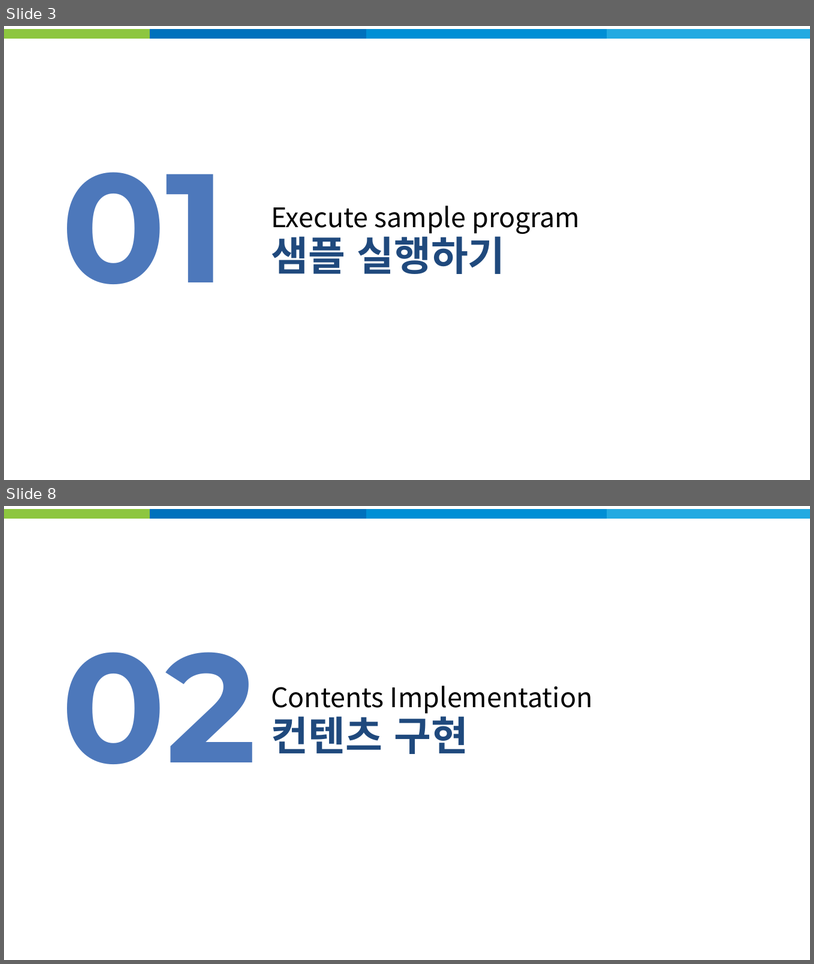
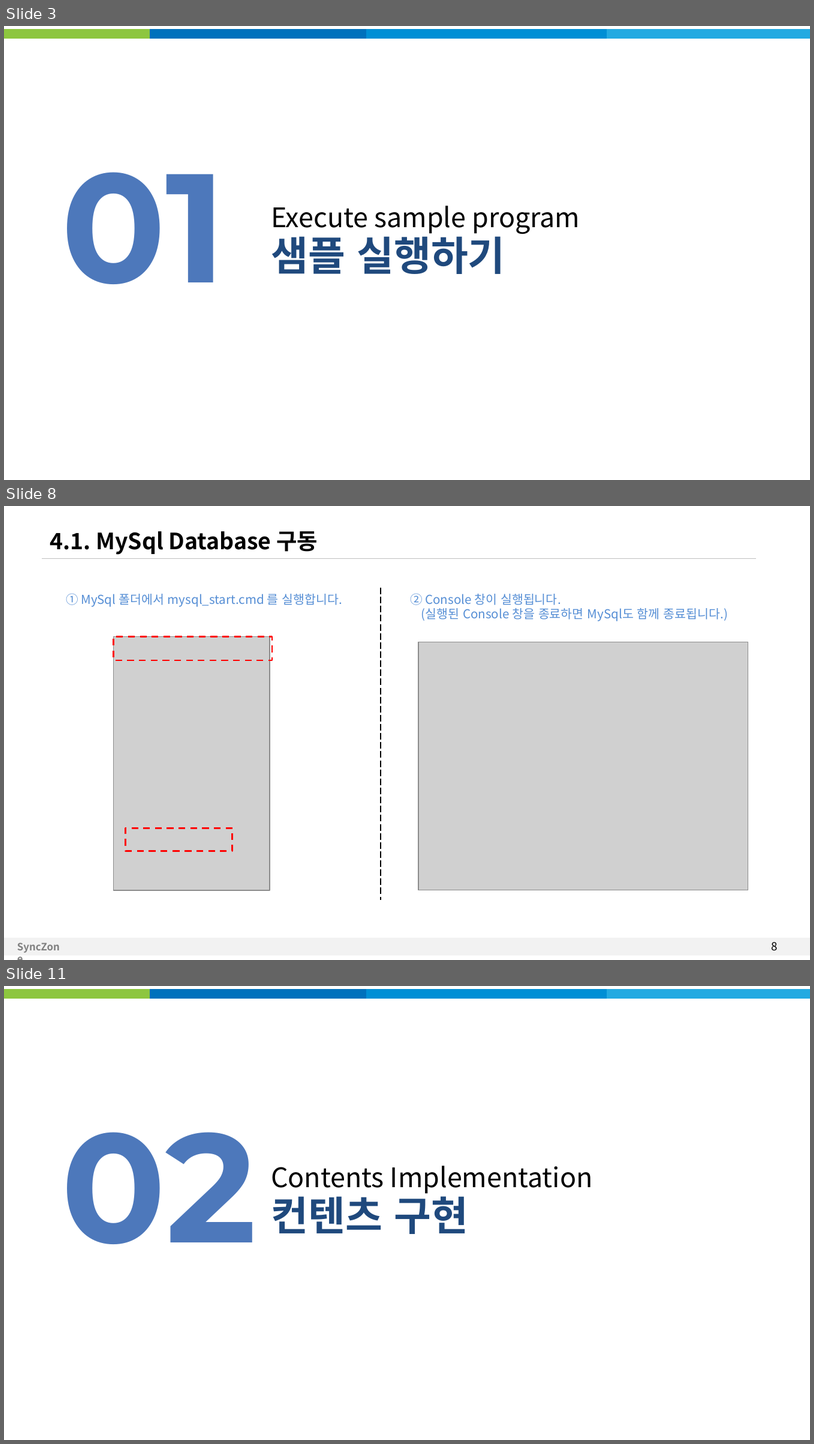
Before and after one commit to kkr3212/Examples, a slide deck: RPGGame_Docs/AegisNetwork_RPGServer.pptx. Shown one above the other, each under a label of ours: slides 3 and 8 before the commit, slides 3, 8 and 11 after it; the slides between them are not shown. The pictures are 814x964 and 814x1444 pixels, drawn with LibreOffice and Linux fonts; fonts in the diff are those of the drawing; grey boxes stand for pictures. Boxes give left, top, right and bottom in pixels: in the first picture for what was removed or moved away, otherwise in the second. Text is boxed around its words. In the diff, an @@ line names an element or a change of style, - is before the commit and + after.

```diff
--- a/RPGGame_Docs/AegisNetwork_RPGServer.pptx
+++ b/RPGGame_Docs/AegisNetwork_RPGServer.pptx
@@ slide 8 added at (4, 506, 810, 960), background #FFFFFF; not listed: 1 template element that a slide beside it also shows @@
@@ text added at (50, 531, 318, 555), 20 pt, text #000000, bold @@
+4.1. MySql Database 구동
@@ line added from (42, 558) to (756, 558), #BFBFBF 0.25 pt @@
@@ text added at (66, 593, 343, 607), 11 pt, text #558ED5 @@
+① MySql 폴더에서 mysql_start.cmd 를 실행합니다.
@@ line added from (381, 588) to (381, 900), #000000 0.75 pt dashed @@
@@ text added at (410, 593, 728, 621), 11 pt, text #558ED5 @@
+② Console 창이 실행됩니다.
+(실행된 Console 창을 종료하면 MySql도 함께 종료됩니다.)
@@ picture added at (114, 637, 270, 891) @@
@@ rectangle added at (114, 637, 273, 661), outline #FF0000 1.5 pt dashed @@
@@ picture added at (419, 642, 749, 890) @@
@@ rectangle added at (126, 828, 233, 851), outline #FF0000 1.5 pt dashed @@
@@ text added at (11, 937, 71, 956), 9 pt, text #808080, bold @@
+SyncZone
@@ page number added at (771, 942, 777, 951), 10 pt, text #000000 @@
+8
@@ what was slide 8 is now slide 11 @@
```
Also in this commit, not shown: 4 slides changed, 2 other slides added, 6 other files.
